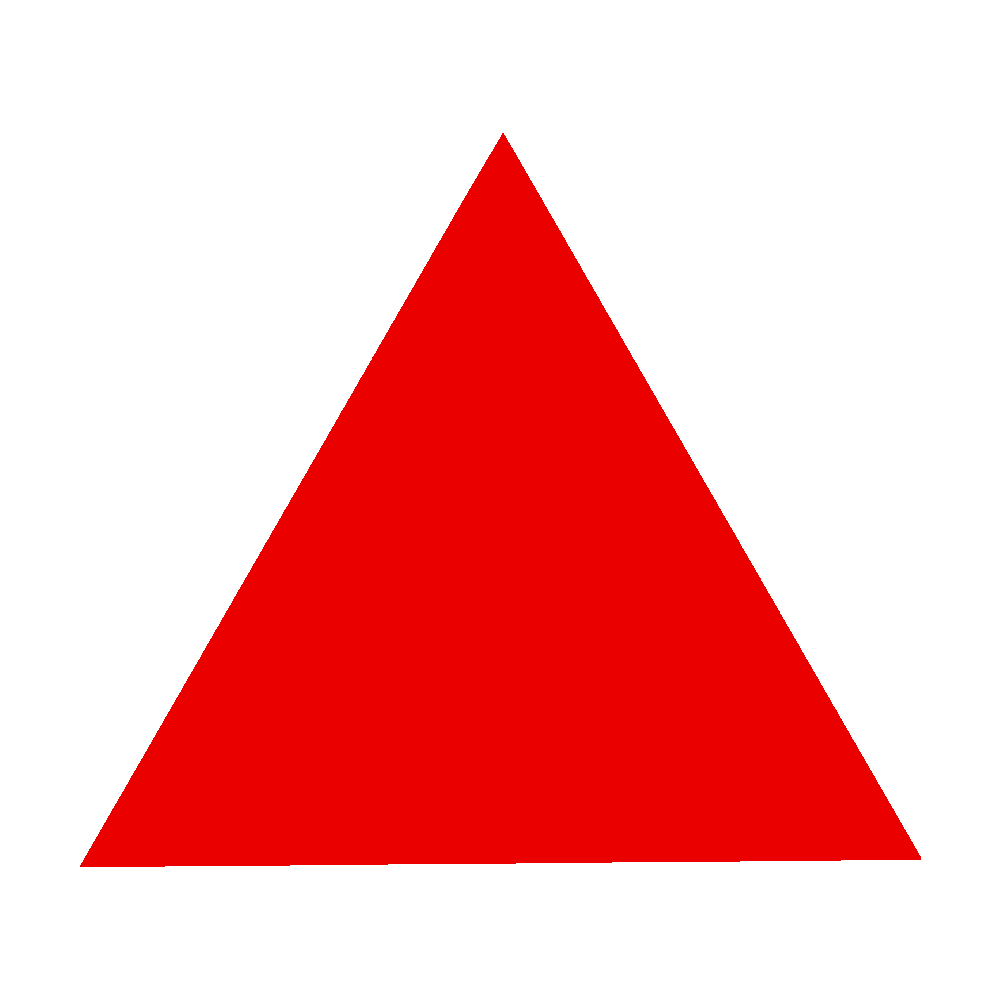
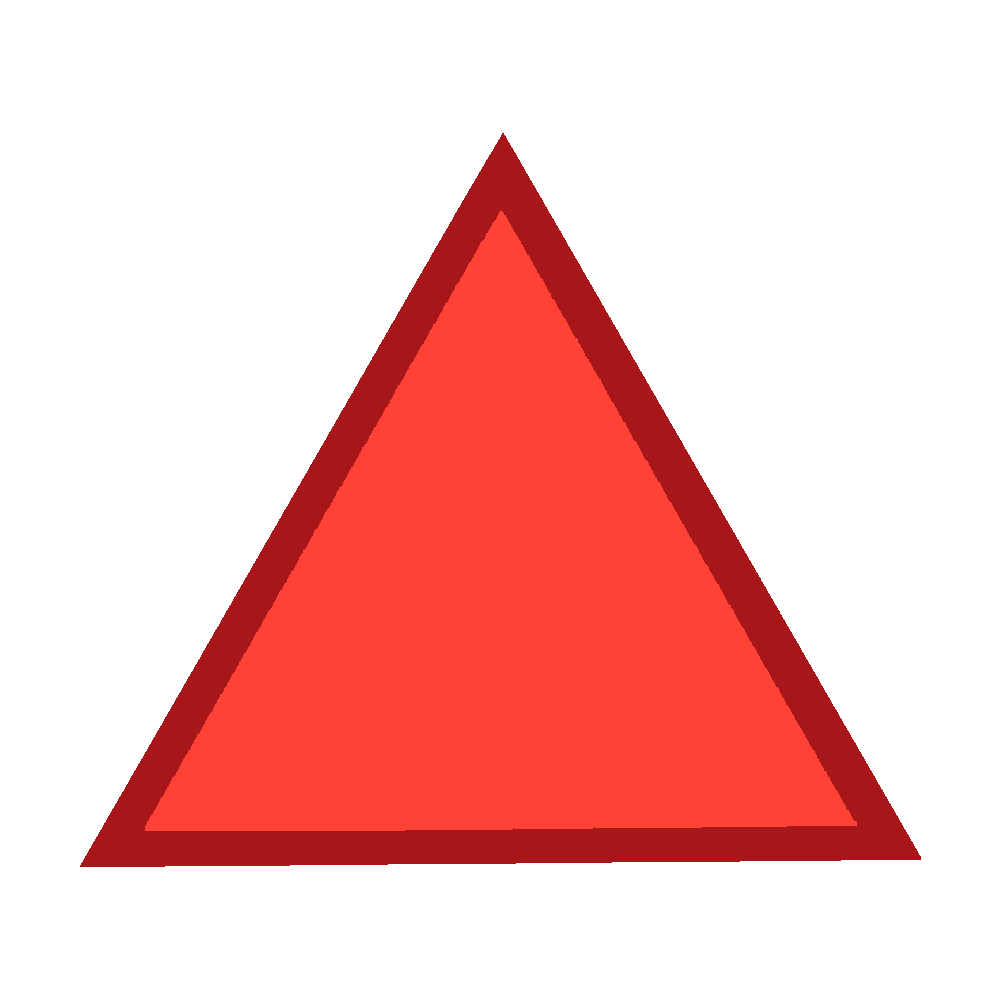
Before/after of a 1000 × 1000 layered artwork. What changed in the layer stack:
added layer "[CITYPNG.COM]HD Red Triangle Transparent Background - 4580x4320" (1st of 2) above "[CITYPNG.COM]HD Red Triangle Transparent Background - 4580x4320" over [145, 211, 857, 831]
painted on "[CITYPNG.COM]HD Red Triangle Transparent Background - 4580x4320" (2nd of 2) over [80, 133, 921, 867]
